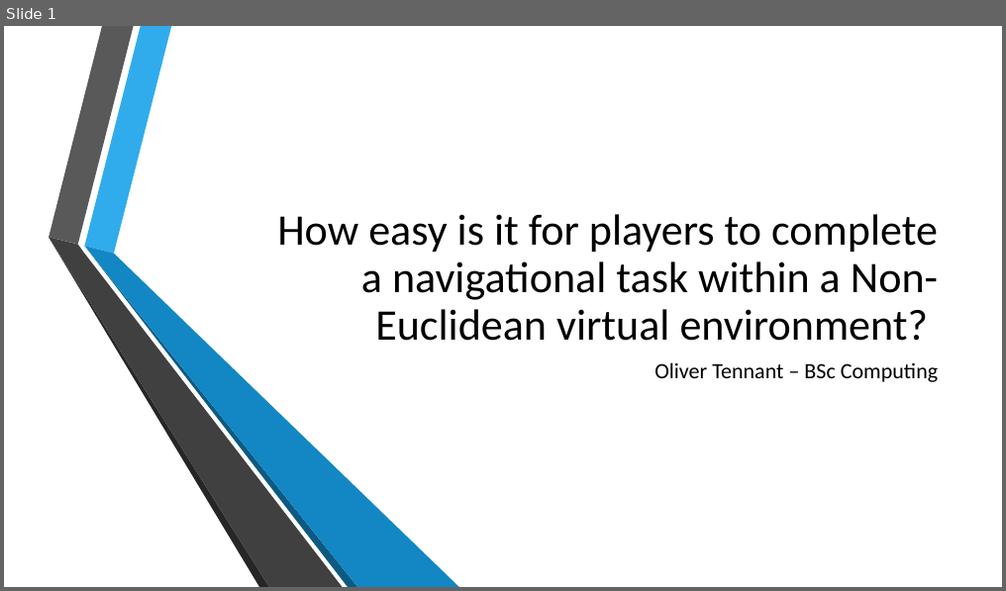
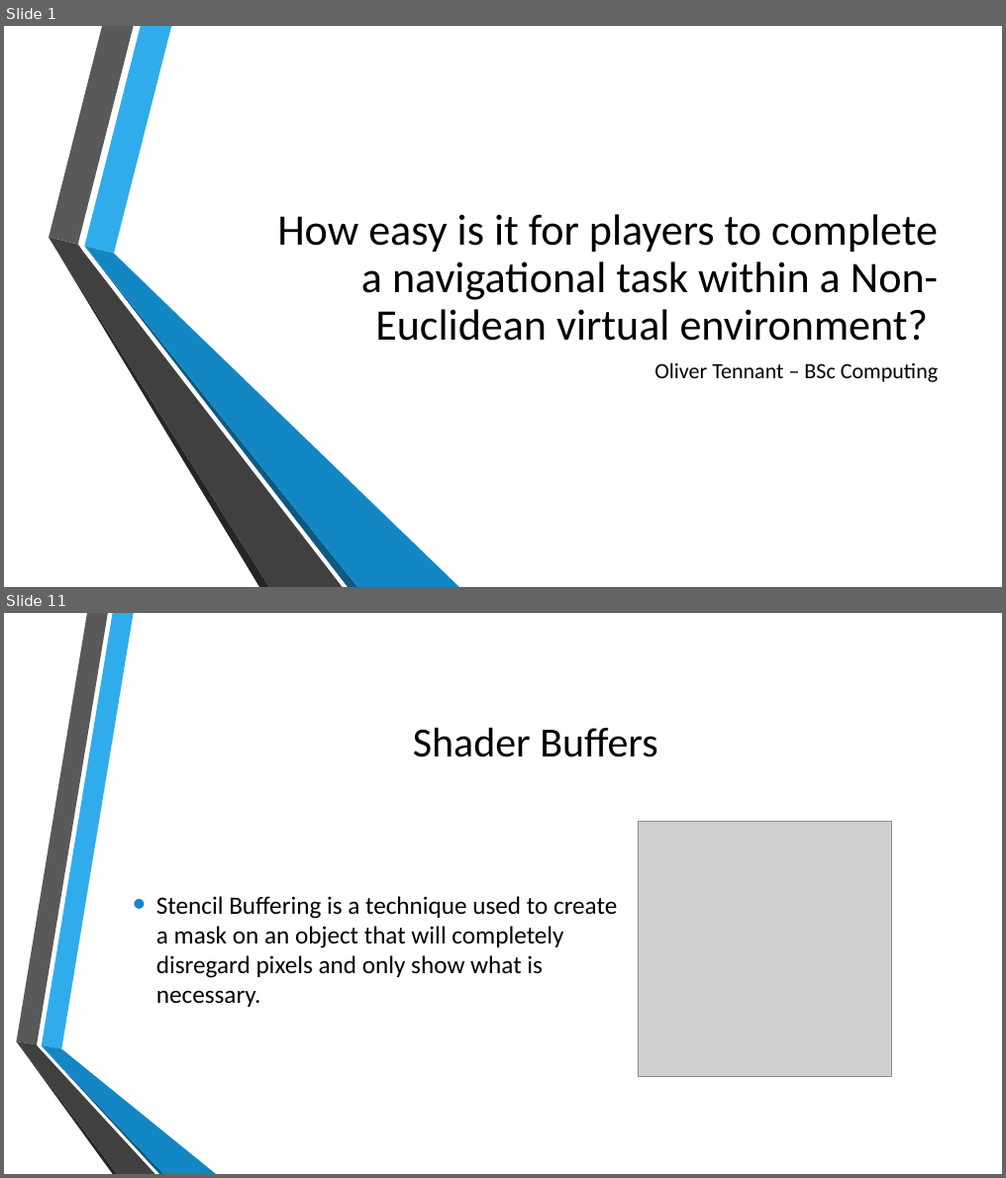
Before and after one commit to Lieu-Tennie/Non-Euclidean-Virtual-Environment-Artefact, a slide deck: Non-Euclidean Presentation.pptx. Shown one above the other, each under a label of ours: slide 1 before the commit, slides 1 and 11 after it; the slides between them are not shown. The pictures are 1006x591 and 1006x1178 pixels, drawn with LibreOffice and Linux fonts; fonts in the diff are those of the drawing; grey boxes stand for pictures; background and template pictures are left out. Boxes give left, top, right and bottom in pixels: in the first picture for what was removed or moved away, otherwise in the second. Text is boxed around its words. In the diff, an @@ line names an element or a change of style, - is before the commit and + after.

```diff
--- a/Non-Euclidean Presentation.pptx
+++ b/Non-Euclidean Presentation.pptx
@@ slide 11 added at (x1=4, y1=613, x2=1002, y2=1174), background picture (left out) @@
@@ title added at (x1=413, y1=728, x2=657, y2=758), 40 pt, text #000000 @@
+Shader Buffers
@@ picture added at (x1=638, y1=821, x2=892, y2=1077) @@
@@ text added at (x1=156, y1=896, x2=617, y2=1007), 24 pt, text #000000 @@
+• Stencil Buffering is a technique used to create a mask on an object that will completely disregard pixels and only show what is necessary.
@@ group added at (x1=16, y1=613, x2=216, y2=1174): 6 freeform shapes @@
```
Also in this commit, not shown: 1 slide changed, 13 other slides added.
